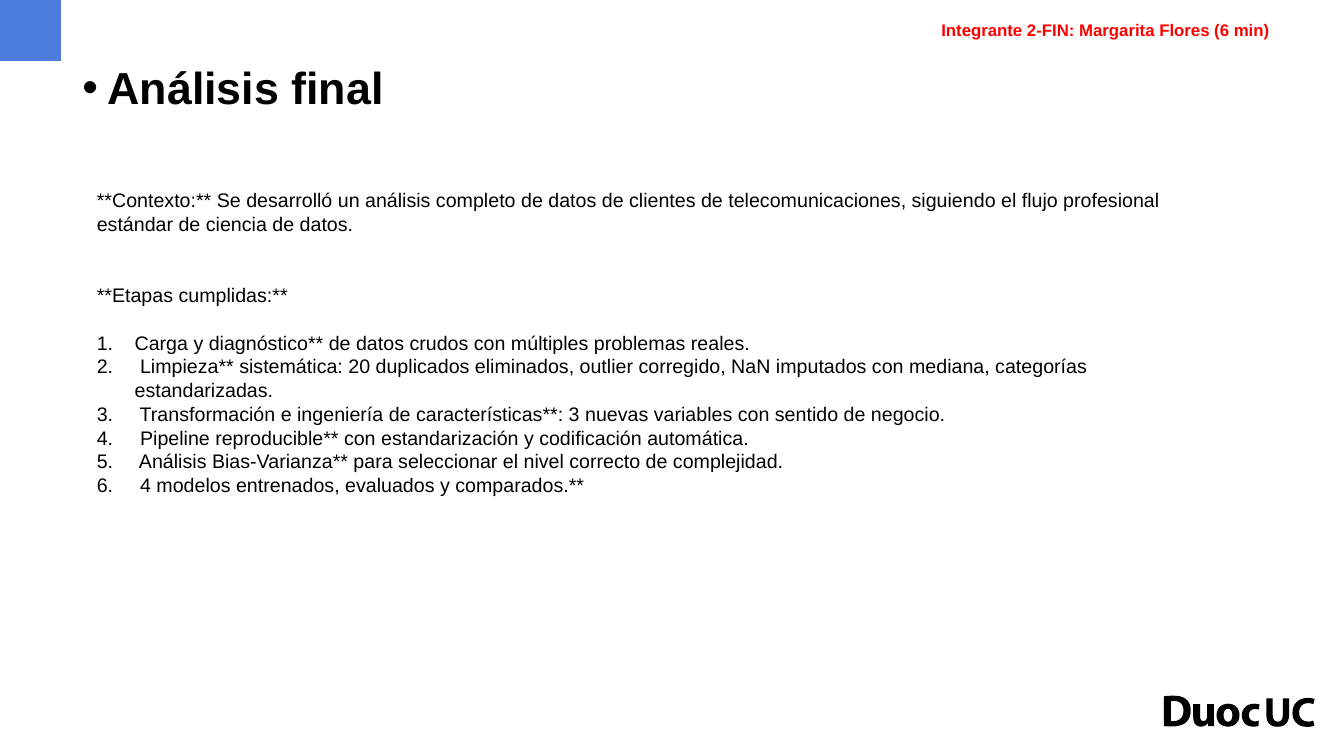
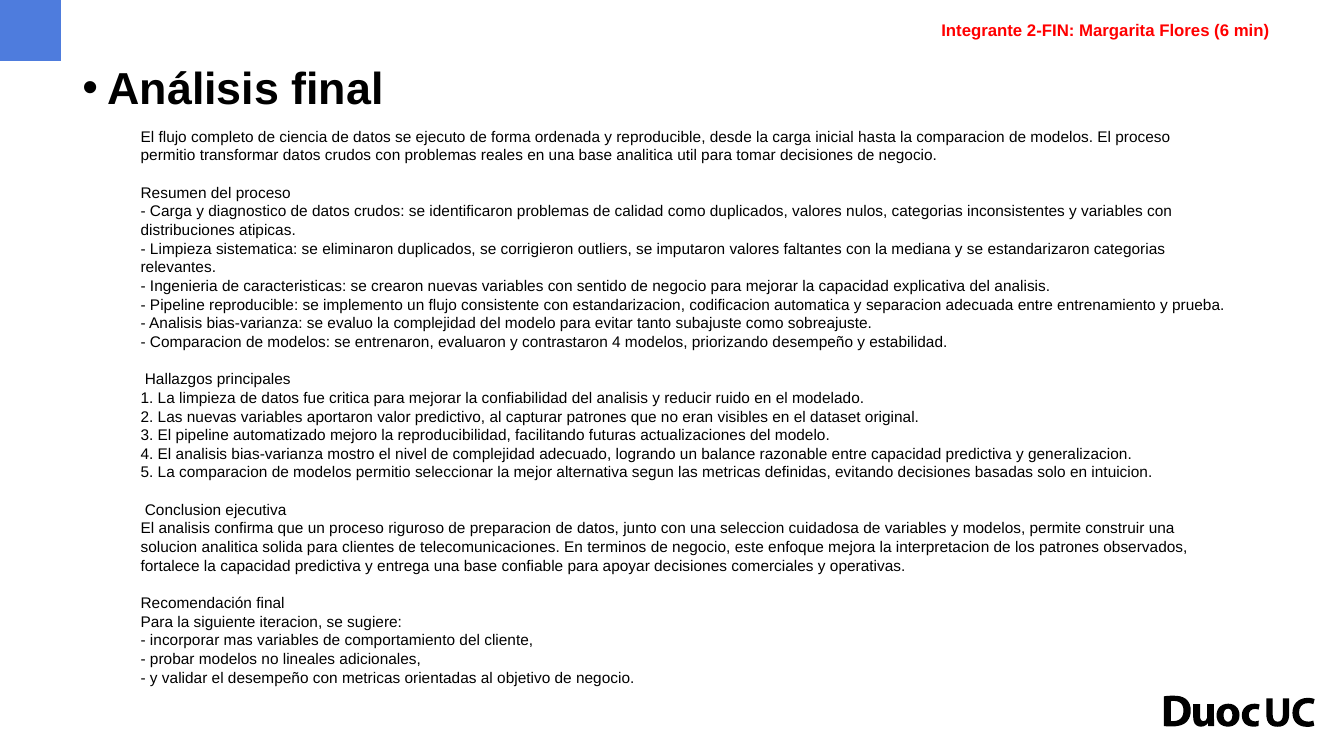
Before and after one commit to GabTo0011/entrega_1-prog_para_ciencia_datos, a slide deck: slide 12 of docs/Formato presentacion evaluacion parcial 1.pptx (slide 10 before the commit). Drawn at 1344x756 pixels with LibreOffice and Linux fonts; fonts in the diff are those of the drawing; background and template pictures are left out. Boxes give left, top, right and bottom in pixels: in the first picture for what was removed or moved away, otherwise in the second. Text is boxed around its words. In the diff, an @@ line names an element or a change of style, - is before the commit and + after.

```diff
--- a/docs/Formato presentacion evaluacion parcial 1.pptx
+++ b/docs/Formato presentacion evaluacion parcial 1.pptx
@@ text at (141, 131, 1224, 686): text changed; size 14 to 11 pt @@
-**Contexto:** Se desarrolló un análisis completo de datos de clientes de telecomunicaciones, siguiendo el flujo profesional estándar de ciencia de datos.
-**Etapas cumplidas:**
-1. Carga y diagnóstico** de datos crudos con múltiples problemas reales.
-2. Limpieza** sistemática: 20 duplicados eliminados, outlier corregido, NaN imputados con mediana, categorías estandarizadas.
-3. Transformación e ingeniería de características**: 3 nuevas variables con sentido de negocio.
-4. Pipeline reproducible** con estandarización y codificación automática.
-5. Análisis Bias-Varianza** para seleccionar el nivel correcto de complejidad.
-6. 4 modelos entrenados, evaluados y comparados.**
+El flujo completo de ciencia de datos se ejecuto de forma ordenada y reproducible, desde la carga inicial hasta la comparacion de modelos. El proceso permitio transformar datos crudos con problemas reales en una base analitica util para tomar decisiones de negocio.
+Resumen del proceso
+- Carga y diagnostico de datos crudos: se identificaron problemas de calidad como duplicados, valores nulos, categorias inconsistentes y variables con distribuciones atipicas.
+- Limpieza sistematica: se eliminaron duplicados, se corrigieron outliers, se imputaron valores faltantes con la mediana y se estandarizaron categorias relevantes.
+- Ingenieria de caracteristicas: se crearon nuevas variables con sentido de negocio para mejorar la capacidad explicativa del analisis.
+- Pipeline reproducible: se implemento un flujo consistente con estandarizacion, codificacion automatica y separacion adecuada entre entrenamiento y prueba.
+- Analisis bias-varianza: se evaluo la complejidad del modelo para evitar tanto subajuste como sobreajuste.
+- Comparacion de modelos: se entrenaron, evaluaron y contrastaron 4 modelos, priorizando desempeño y estabilidad.
+Hallazgos principales
+1. La limpieza de datos fue critica para mejorar la confiabilidad del analisis y reducir ruido en el modelado.
+2. Las nuevas variables aportaron valor predictivo, al capturar patrones que no eran visibles en el dataset original.
+3. El pipeline automatizado mejoro la reproducibilidad, facilitando futuras actualizaciones del modelo.
+4. El analisis bias-varianza mostro el nivel de complejidad adecuado, logrando un balance razonable entre capacidad predictiva y generalizacion.
+5. La comparacion de modelos permitio seleccionar la mejor alternativa segun las metricas definidas, evitando decisiones basadas solo en intuicion.
+Conclusion ejecutiva
+El analisis confirma que un proceso riguroso de preparacion de datos, junto con una seleccion cuidadosa de variables y modelos, permite construir una solucion analitica solida para clientes de telecomunicaciones. En terminos de negocio, este enfoque mejora la interpretacion de los patrones observados, fortalece la capacidad predictiva y entrega una base confiable para apoyar decisiones comerciales y operativas.
+Recomendación final
+Para la siguiente iteracion, se sugiere:
+- incorporar mas variables de comportamiento del cliente,
+- probar modelos no lineales adicionales,
+- y validar el desempeño con metricas orientadas al objetivo de negocio.
```
Also in this commit, not shown: 4 other slides changed, 2 slides added, 1 other file.
